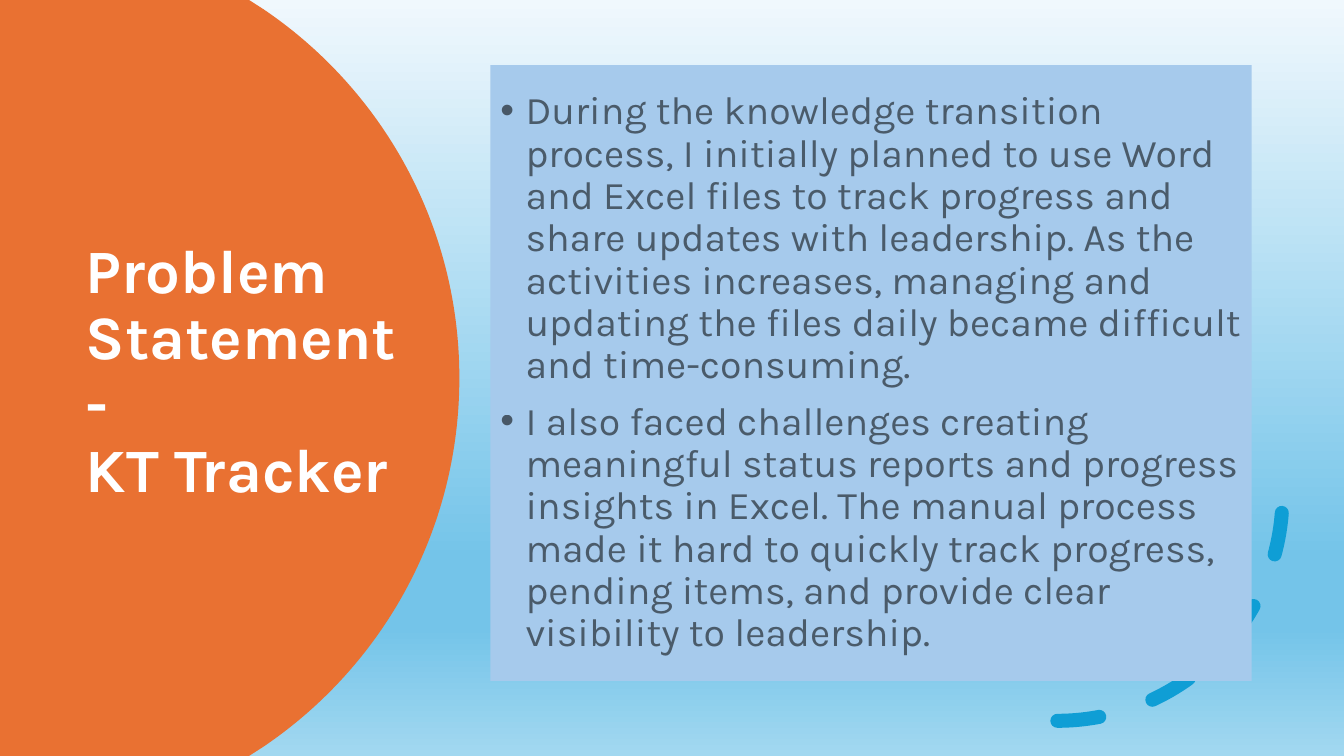
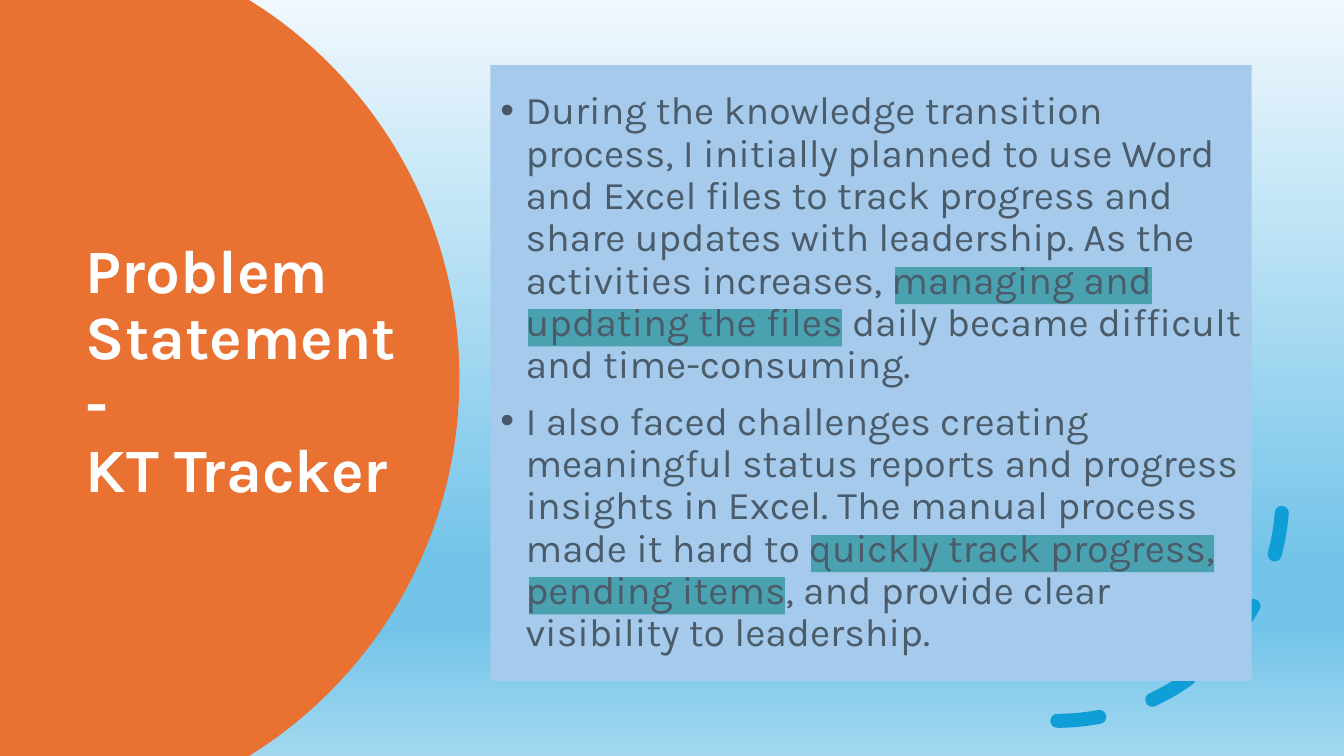
Before and after one commit to djrajasekar/Transition-Plan, a slide deck: slide 1 of Presentation/Transition Plan.pptx. Drawn at 1344x756 pixels with LibreOffice and Linux fonts; fonts in the diff are those of the drawing. Boxes give left, top, right and bottom in pixels: in the first picture for what was removed or moved away, otherwise in the second. Text is boxed around its words. In the diff, an @@ line names an element or a change of style, - is before the commit and + after.

```diff
--- a/Presentation/Transition Plan.pptx
+++ b/Presentation/Transition Plan.pptx
@@ text "During the knowledge transition process, ..." at [490,66,1251,682]: highlight none to #008080 in "managing and updating the files", "quickly track progress, pending items," @@
```
Also in this commit, not shown: 1 other slide changed, 1 other file.
